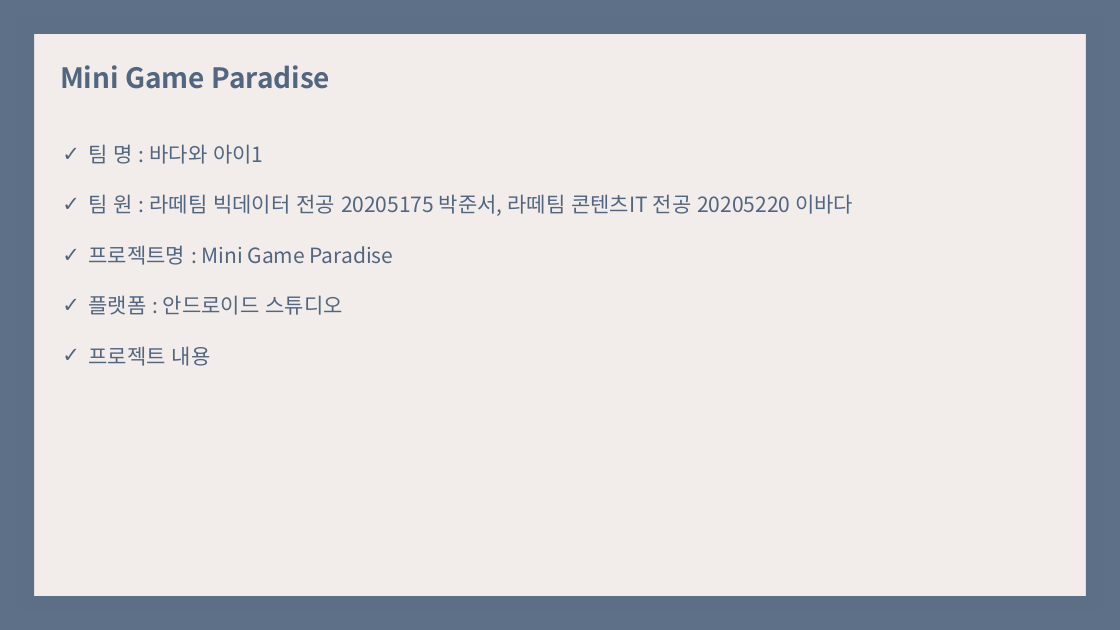
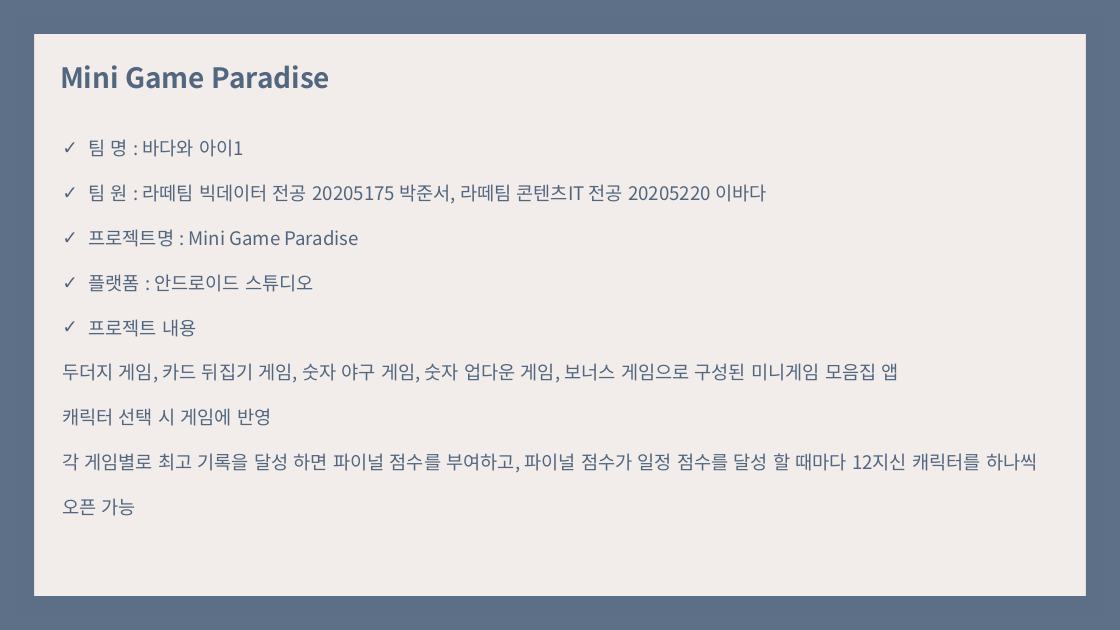
Before and after one commit to lbd0/2022_SoftwareExhibition, a slide deck: slide 2 of 2022_씨애랑SW전시회1차중간점검_20205175박준서,20205220이바다.pptx. Drawn at 1120x630 pixels with LibreOffice and Linux fonts; fonts in the diff are those of the drawing. Boxes give left, top, right and bottom in pixels: in the first picture for what was removed or moved away, otherwise in the second. Text is boxed around its words. In the diff, an @@ line names an element or a change of style, - is before the commit and + after.

```diff
--- a/2022_씨애랑SW전시회1차중간점검_20205175박준서,20205220이바다.pptx
+++ b/2022_씨애랑SW전시회1차중간점검_20205175박준서,20205220이바다.pptx
@@ text at [89, 139, 766, 337]: size 18 to 16 pt in "팀 명 : 바다와 아이1", "팀 원 : 라떼팀 빅데이터 전공 20205175 ...", "프로젝트명 : Mini Game Paradise", "플랫폼 : 안드로이드 스튜디오" and 1 more places @@
@@ text at [62, 363, 1037, 516]: paragraphs added @@
+두더지 게임, 카드 뒤집기 게임, 숫자 야구 게임, 숫자 업다운 게임, 보너스 게임으로 구성된 미니게임 모음집 앱
+캐릭터 선택 시 게임에 반영
+각 게임별로 최고 기록을 달성 하면 파이널 점수를 부여하고, 파이널 점수가 일정 점수를 달성 할 때마다 12지신 캐릭터를 하나씩 오픈 가능
```
Also in this commit, not shown: 3 slides added, 1 slide removed.
